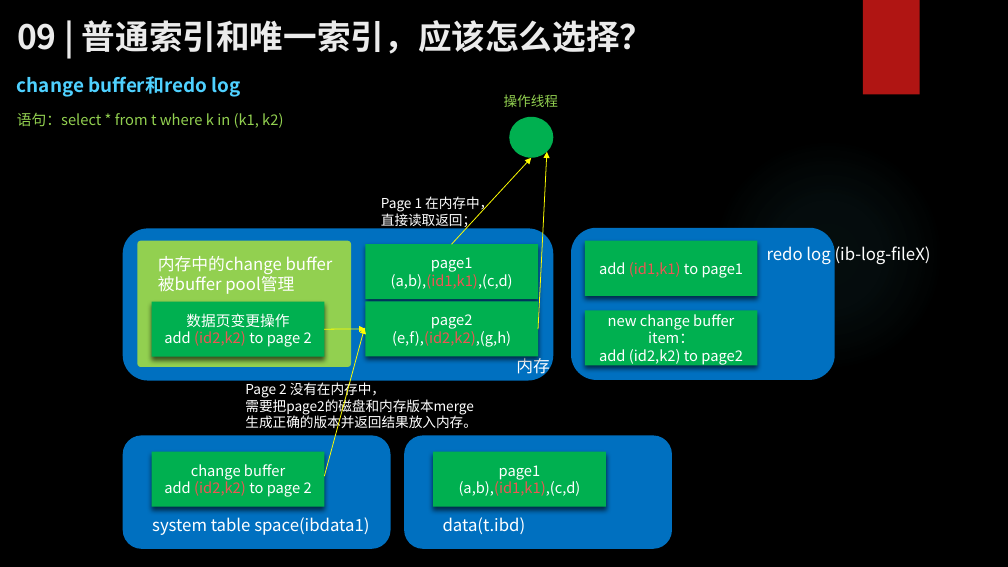
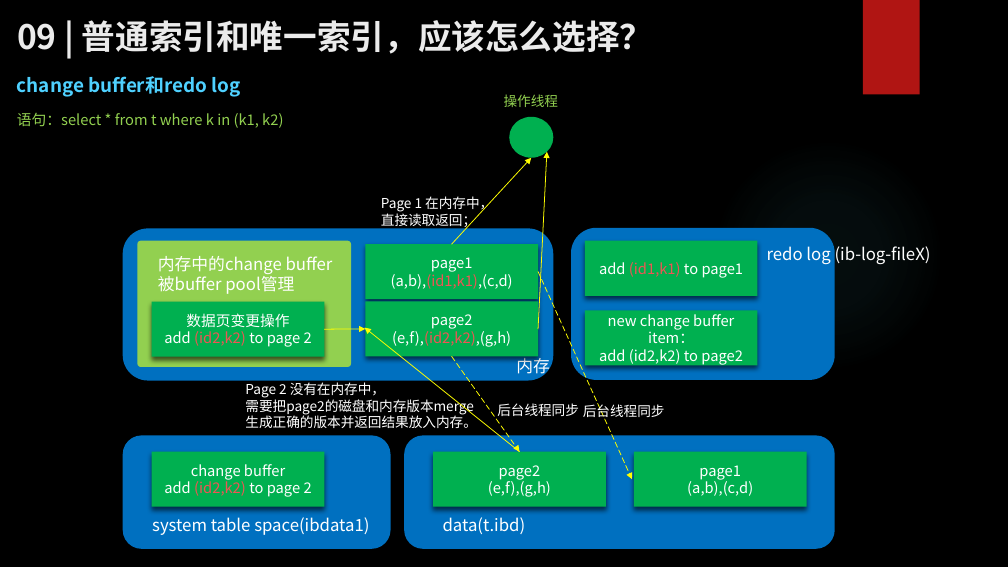
Before and after one commit to zhangkekf/reading-notes, a slide deck: slide 8 of MySQL实战/09普通索引和唯一索引，应该怎么选择？.pptx. Drawn at 1008x567 pixels with LibreOffice and Linux fonts; fonts in the diff are those of the drawing; background and template pictures are left out. Boxes give left, top, right and bottom in pixels: in the first picture for what was removed or moved away, otherwise in the second. Text is boxed around its words. In the diff, an @@ line names an element or a change of style, - is before the commit and + after.

```diff
--- a/MySQL实战/09普通索引和唯一索引，应该怎么选择？.pptx
+++ b/MySQL实战/09普通索引和唯一索引，应该怎么选择？.pptx
@@ arrow added from (538, 271) to (632, 479), #FFFF00 0.75 pt dashed @@
@@ arrow moved from (324, 476) - (364, 327) to (520, 451) - (364, 327) @@
@@ arrow added from (452, 357) to (520, 451), #FFFF00 0.75 pt dashed @@
@@ text added at [497, 403, 579, 416], 13 pt, text #FFFFFF @@
+后台线程同步
@@ text added at [583, 403, 665, 421], 13 pt, text #FFFFFF @@
+后台线程同步
@@ rounded rectangle: place and size @@
-rounded rectangle at [405, 436, 672, 549]
+rounded rectangle at [405, 436, 836, 549]
@@ text in rectangle at [488, 465, 551, 497]: text changed @@
-page1
-(a,b),(id1,k1),(c,d)
+page2
+(e,f),(g,h)
@@ rectangle added at [634, 451, 808, 507], fill #00B050, 14 pt, text #FFFFFF @@
+page1
+(a,b),(c,d)
```
Also in this commit, not shown: 6 other files.
